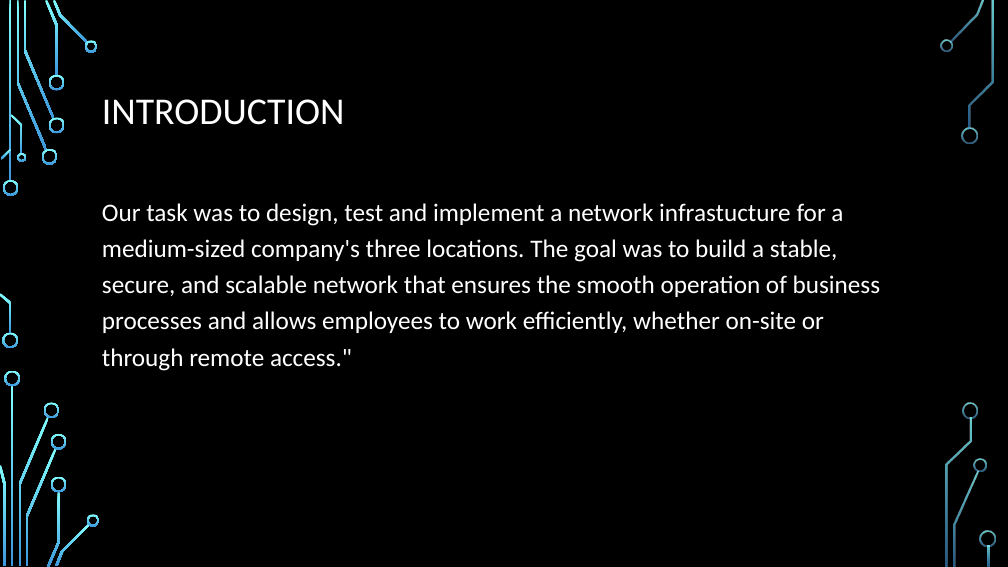
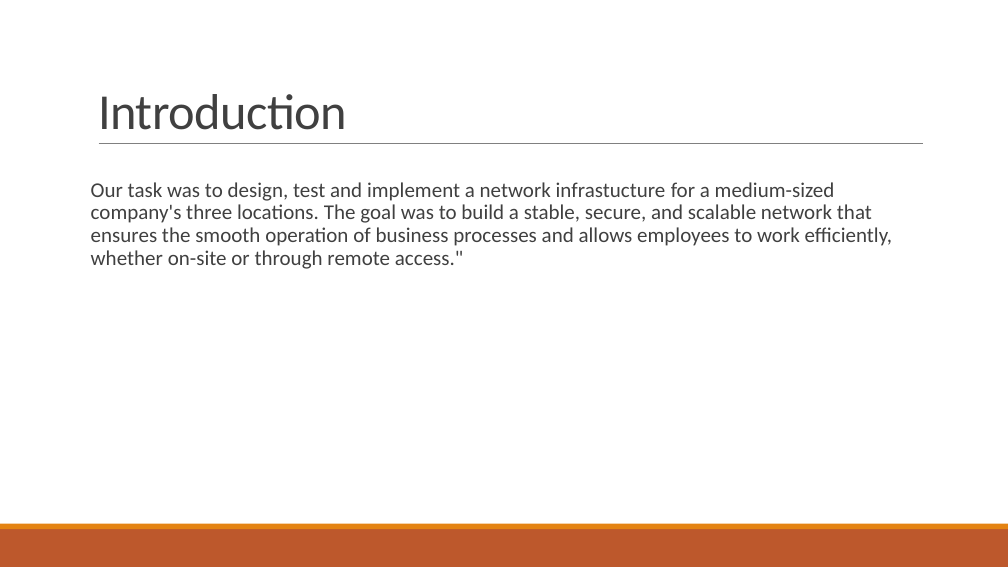
Before and after one commit to Dorina1200/vizsga, a slide deck: slide 2 of Network Infrastructure Design and Implementation.pptx. Drawn at 1008x567 pixels with LibreOffice and Linux fonts; fonts in the diff are those of the drawing; background and template pictures are left out. Boxes give left, top, right and bottom in pixels: in the first picture for what was removed or moved away, otherwise in the second. Text is boxed around its words. In the diff, an @@ line names an element or a change of style, - is before the commit and + after.

```diff
--- a/Network Infrastructure Design and Implementation.pptx
+++ b/Network Infrastructure Design and Implementation.pptx
@@ background picture (left out) to #FFFFFF @@
@@ title "Introduction" at [98,94,347,130]: vertical alignment middle to bottom @@
@@ title at [98,94,347,130]: text changed; size 36 to 48 pt; text colour #FFFFFF to #404040 @@
-INTRODUCTION
+Introduction
@@ line added from (99, 144) to (923, 144), #808080 0.5 pt @@
@@ text "Our task was to design, ...": place and size @@
-text "Our task was to design, ..." at [102,203,881,371]
+text "Our task was to design, ..." at [91,182,892,269]
@@ text "Our task was to design, ..." at [91,182,892,269]: size 24 to 20 pt, text colour #FFFFFF to #404040; line spacing 1.2 to 0.9; more space between paragraphs @@
@@ rectangle added at [0,529,1008,567], fill #BD582C @@
@@ rectangle added at [0,524,1008,529], fill #E48312 @@
@@ group removed at [0,0,996,567]: 33 freeform shapes, 3 rectangles @@
```
Also in this commit, not shown: 3 other slides changed, 5 slides added, 6 slides removed.
